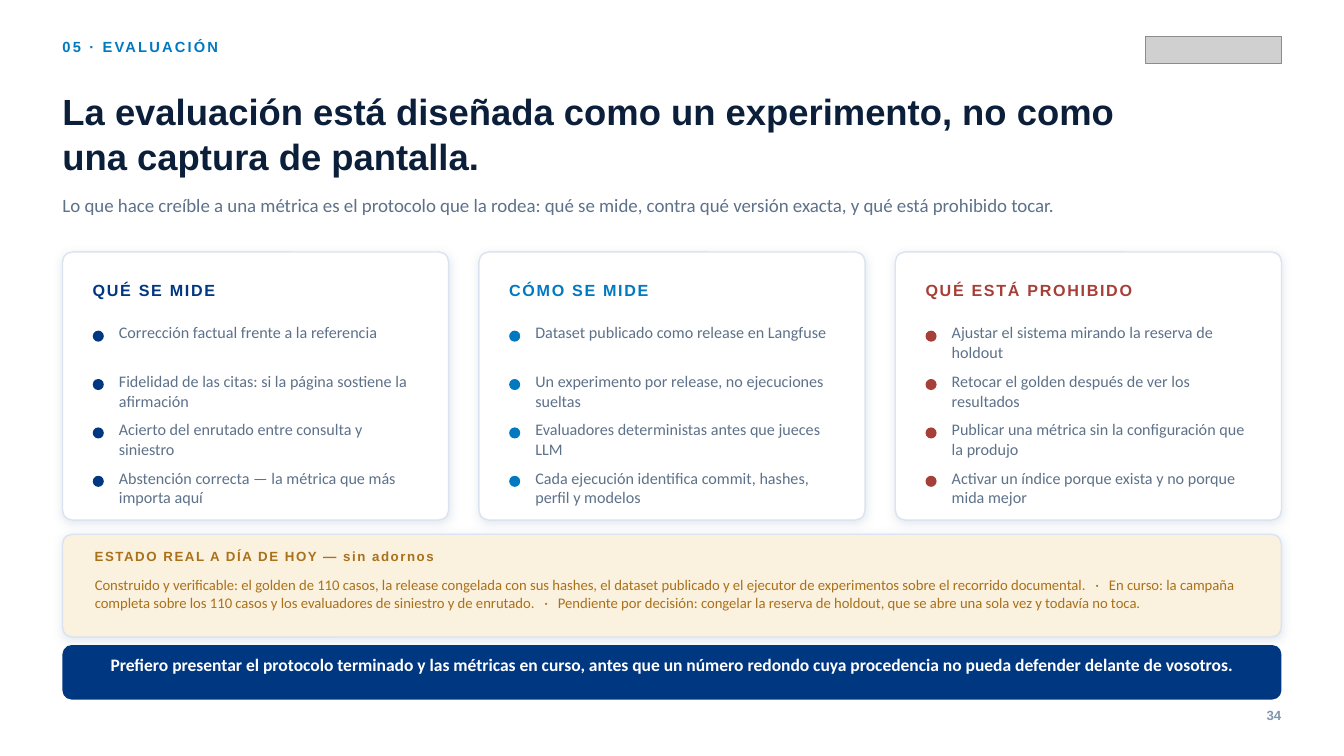
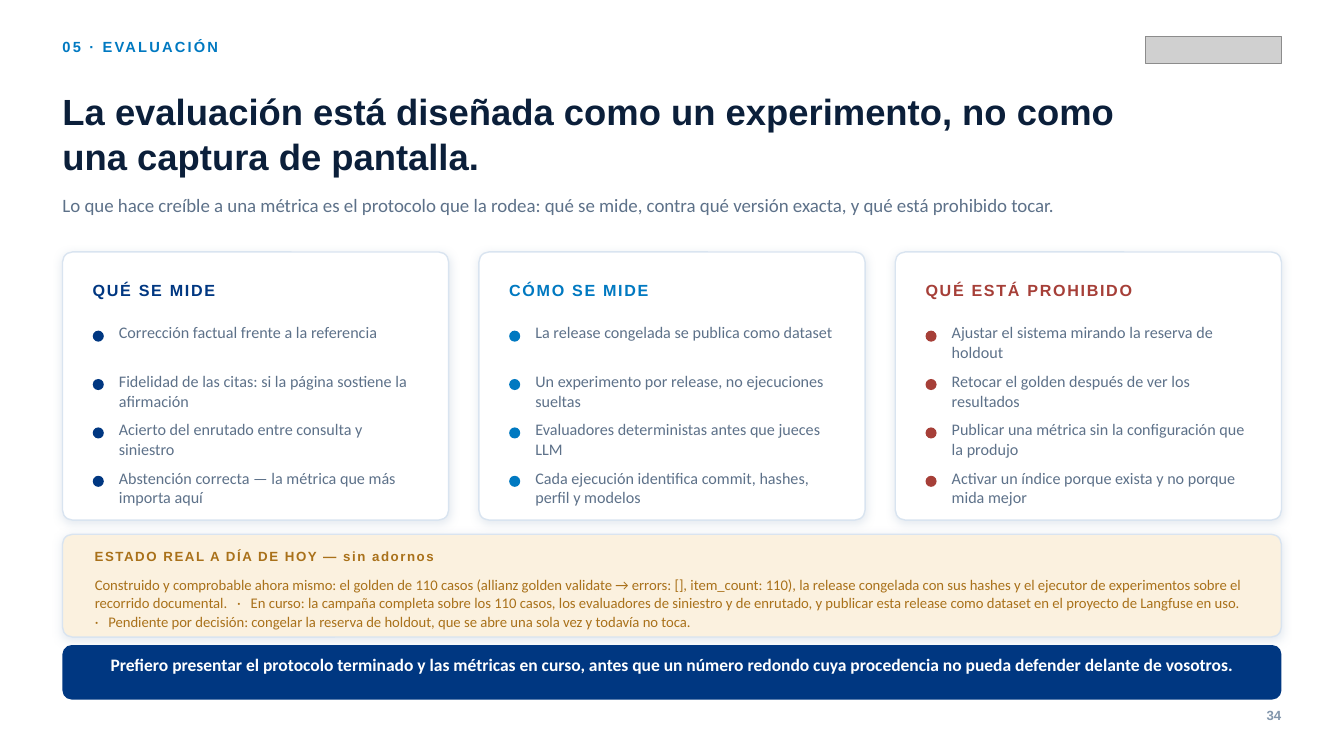
Before and after one commit to olixva/cicos-intelligence, a slide deck: slide 34 of docs/entrega/presentacion.pptx. Drawn at 1344x756 pixels with LibreOffice and Linux fonts; fonts in the diff are those of the drawing; grey boxes stand for pictures. Boxes give left, top, right and bottom in pixels: in the first picture for what was removed or moved away, otherwise in the second. Text is boxed around its words. In the diff, an @@ line names an element or a change of style, - is before the commit and + after.

```diff
--- a/docs/entrega/presentacion.pptx
+++ b/docs/entrega/presentacion.pptx
@@ text at bbox=[535, 327, 833, 341]: text changed @@
-Dataset publicado como release en Langfuse
+La release congelada se publica como dataset
@@ text at bbox=[95, 579, 1241, 630]: text changed @@
-Construido y verificable: el golden de 110 casos, la release congelada con sus hashes, el dataset publicado y el ejecutor de experimentos sobre el recorrido documental. · En curso: la campaña completa sobre los 110 casos y los evaluadores de siniestro y de enrutado. · Pendiente por decisión: congelar la reserva de holdout, que se abre una sola vez y todavía no toca.
+Construido y comprobable ahora mismo: el golden de 110 casos (allianz golden validate → errors: [], item_count: 110), la release congelada con sus hashes y el ejecutor de experimentos sobre el recorrido documental. · En curso: la campaña completa sobre los 110 casos, los evaluadores de siniestro y de enrutado, y publicar esta release como dataset en el proyecto de Langfuse en uso. · Pendiente por decisión: congelar la reserva de holdout, que se abre una sola vez y todavía no toca.
```
Also in this commit, not shown: 6 other slides changed, 23 other files.
